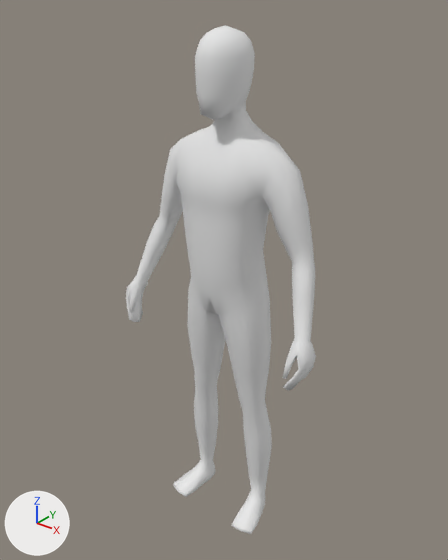
The FBX model GDA_Adventure_RPG/Assets/Characters/playerblend.fbx as it was, and as the next commit left it.
Camera for both pictures: a camera (50 mm lens) standing at (1.182, -1.488, 1.898) and looking at (-0.03, 0.027, 0.959). Arrows for +X, +Y and +Z are at lower left; the lights stay in place.
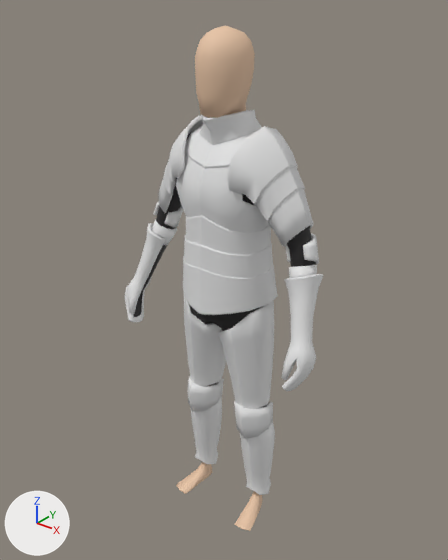
Where the change shows, as pixel boxes [x1, y1, x2, y2] in the pictures (448 x 560 px; the box of a moved part takes in the faces that stretch with it):
```json
{"object": "Cube", "change": "recoloured, reshaped", "before": [126, 25, 316, 534], "after": [176, 25, 263, 531], "on screen": "white to beige"}
{"object": "SteelPlate_Chestpiece", "change": "added", "after": [153, 110, 319, 315], "faces in mat_metal_001 (white #e7e7e7)": [153, 110, 319, 315], "faces in mat_steelplate_under (black #222021)": [156, 131, 314, 267]}
{"object": "SteelPlate_Leggings", "change": "added", "after": [184, 297, 275, 495], "faces in mat_metal_001 (white #e7e7e7)": [184, 297, 275, 495], "faces in mat_steelplate_under (black #222021)": [189, 305, 269, 408]}
{"object": "SteelPlate_Gloves", "change": "added", "after": [124, 219, 324, 391], "faces in mat_metal_001 (white #e7e7e7)": [124, 219, 324, 391], "faces in mat_steelplate_under (black #222021)": [133, 227, 315, 317]}
{"part": 1, "of": "me_mesh", "change": "moved or reshaped", "before": [127, 105, 315, 534], "after": [176, 106, 263, 531]}
```

Edits to the scene script, one JSON object a line:
```json
{"op": "add", "block": "mat_skin", "code": ["mat_skin = principled_material('Skin')", "mat_skin.base_color = (0.8, 0.549, 0.376)  # beige #e7c4a5", "mat_skin.roughness = 0.69"]}
{"op": "add", "block": "mat_steelplate_under", "code": ["mat_steelplate_under = principled_material('SteelPlate_Under')", "mat_steelplate_under.base_color = (0.016, 0.0145, 0.0149)  # black #222021", "mat_steelplate_under.roughness = 0.69"]}
{"op": "add", "block": "mat_metal_001", "code": ["mat_metal_001 = principled_material('Metal.001')", "mat_metal_001.base_color = (0.8, 0.8, 0.8)  # white #e7e7e7", "mat_metal_001.roughness = 0.553"]}
{"block": "me_mesh", "where": "# used by ob_cube; location = (0.0, 0.0, -0.003)"}
{"op": "remove", "block": "me_mesh", "code": "me_mesh.from_pydata(...)  # 696 vertices, 694 faces; spans x -0.39..0.39, y -0.14..0.13, z 0.0..1.78"}
{"op": "remove", "block": "me_mesh", "code": "me_mesh.materials.append(mat_material)  # white #e7e7e7"}
{"op": "add", "block": "me_mesh", "code": "me_mesh.from_pydata(...)  # 696 vertices, 694 faces; spans x -0.39..0.39, y -0.13..0.12, z 0.01..1.78"}
{"block": "me_mesh", "change": "me_mesh part 1: 494 of 696 vertices moved; they spanned x -0.38..0.38, y -0.14..0.13, z 0.0..1.51 and now span x -0.38..0.38, y -0.13..0.11, z 0.01..1.52; mean shift (0.0, 0.0, 0.0); largest move (0.0, -0.09, 0.98) -> (0.0, -0.04, 0.98)"}
{"op": "add", "block": "me_mesh", "code": "me_mesh.materials.append(mat_skin)  # beige #e7c4a5"}
{"op": "add", "block": "me_mesh_001", "code": ["me_mesh_001 = bpy.data.meshes.new('Mesh.001')", "me_mesh_001.from_pydata(...)  # 2260 vertices, 2282 faces; spans x -0.334..0.334, y -0.138..0.159, z 0.91..1.551", "# faces by material slot: [1726, 556]", "me_mesh_001.materials.append(mat_metal_001)  # white #e7e7e7", "me_mesh_001.materials.append(mat_steelplate_under)  # black #222021"]}
{"op": "add", "block": "me_mesh_002", "code": ["me_mesh_002 = bpy.data.meshes.new('Mesh.002')", "me_mesh_002.from_pydata(...)  # 825 vertices, 726 faces; spans x -0.185..0.185, y -0.106..0.115, z 0.094..1.023", "# faces by material slot: [512, 214]", "me_mesh_002.materials.append(mat_metal_001)  # white #e7e7e7", "me_mesh_002.materials.append(mat_steelplate_under)  # black #222021"]}
{"op": "add", "block": "me_mesh_1", "code": ["me_mesh_1 = bpy.data.meshes.new('Mesh')", "me_mesh_1.from_pydata(...)  # 680 vertices, 574 faces; spans x -0.396..0.396, y -0.145..0.063, z 0.74..1.136", "# faces by material slot: [362, 212]", "me_mesh_1.materials.append(mat_metal_001)  # white #e7e7e7", "me_mesh_1.materials.append(mat_steelplate_under)  # black #222021"]}
{"op": "add", "block": "ob_steelplate_chestpiece", "code": ["ob_steelplate_chestpiece = bpy.data.objects.new('SteelPlate_Chestpiece', me_mesh_001)", "ob_steelplate_chestpiece.location = (0.0, 0.0, -0.003)"]}
{"op": "add", "block": "ob_steelplate_leggings", "code": ["ob_steelplate_leggings = bpy.data.objects.new('SteelPlate_Leggings', me_mesh_002)", "ob_steelplate_leggings.location = (0.0, 0.0, -0.003)"]}
{"op": "add", "block": "ob_steelplate_gloves", "code": ["ob_steelplate_gloves = bpy.data.objects.new('SteelPlate_Gloves', me_mesh_1)", "ob_steelplate_gloves.location = (0.0, 0.0, -0.003)"]}
```
